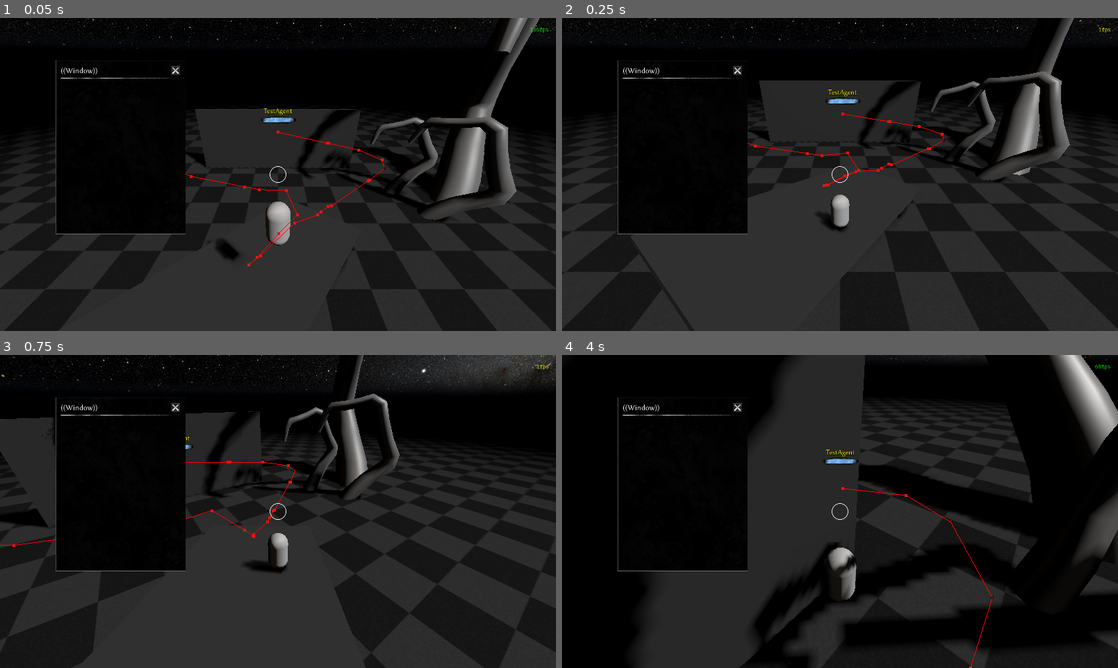
Above: before the commit, frames 1-4 (two rows, left to right).
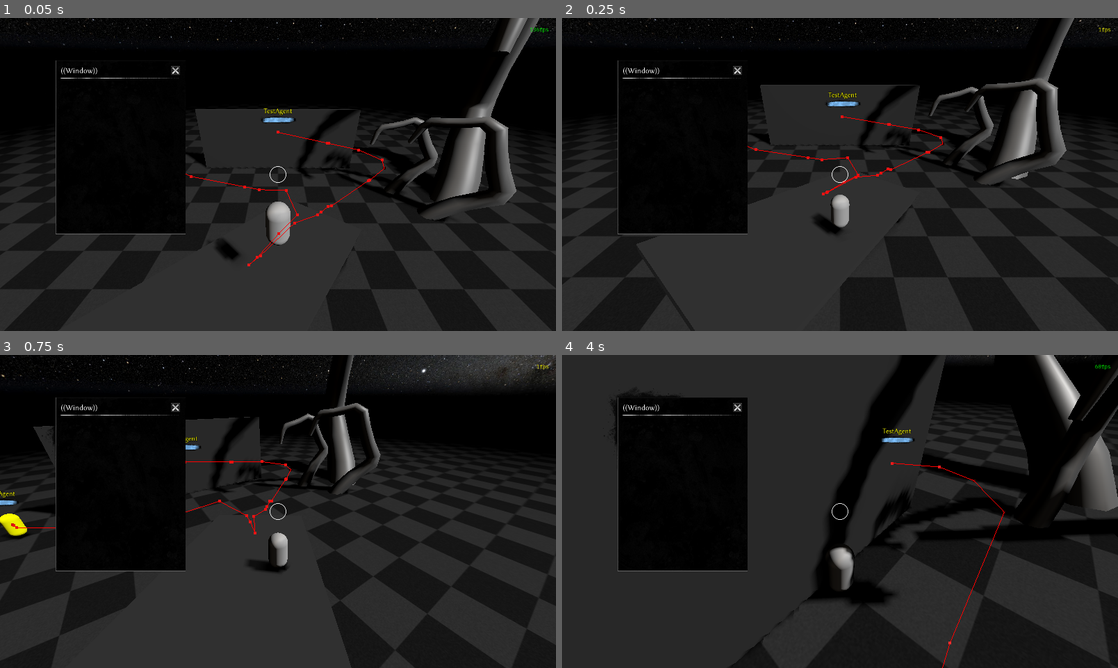
Above: after the commit, the same moments.

Repository: slyllama/soulscrap
Game: Godot game, scene res://maps/sandbox/sandbox.tscn
Two runs of this game, one before a commit and one after it. Both use one fixed random seed, a clock stepped at 60 frames per second and the inputs below.
Inputs (mouse positions are in pixels of both pictures, inside the frame that each line leads up to):
- Up to frame 1 (0.05 s): no input
- Up to frame 2 (0.25 s): no input
- Up to frame 3 (0.75 s): move the mouse to (305, 511) at 0.52 s; hold W (move_forward) from 0.53 s (still down); tap Mouse wheel up (zoom_in) at 0.6 s
- Up to frame 4 (4 s): keep holding W (move_forward); move the mouse to (812, 511) at 1.27 s; click (812, 511) at 1.35 s; tap Mouse wheel up (zoom_in) at 1.55, 2.1, 3.05, 3.6 s; move the mouse to (851, 505) at 2.02 s; move the mouse to (834, 517) at 2.77 s; tap Mouse wheel down (zoom_out) at 2.85 s; move the mouse to (878, 514) at 3.52 s

Frame 1 is identical in both runs. In frame 2, 4.7% of the frame differs, in the area x 0-100%, y 0-100%; in frame 3, 9.4%; in frame 4, 34%.

Commit message:
Adjusted movement parameters

Diff:
--- a/lib/agent/test_agent.gd
+++ b/lib/agent/test_agent.gd
@@ -10,5 +10,4 @@
 	_dir = _dir.normalized()
 
 	velocity = lerp(velocity, _dir, delta * 10.0)
-	#velocity.y += Global.GRAVITY
 	move_and_slide()
--- a/lib/agent/test_agent.tscn
+++ b/lib/agent/test_agent.tscn
@@ -20,6 +20,7 @@
 height = 0.5
 
 [node name="TestAgent" type="CharacterBody3D"]
+floor_constant_speed = true
 script = ExtResource("1_otbm1")
 
 [node name="Mesh" type="MeshInstance3D" parent="."]
--- a/lib/player/player.gd
+++ b/lib/player/player.gd
@@ -1,13 +1,13 @@
 extends CharacterBody3D
 
-@export var speed = 3.5
-@export var zoom_increment = 0.3
-@export var zoom_minimum = 0.4
-@export var zoom_maximum = 4.0
+@export var speed = 1.9
+@export var zoom_increment = 0.25
+@export var zoom_minimum = 1.0
+@export var zoom_maximum = 3.0
 
 @onready var _target_zoom = position.z
 
-func _input(event: InputEvent) -> void:
+func _input(_event: InputEvent) -> void:
 	# Handle zoom
 	if Input.is_action_just_pressed("zoom_in"):
 		_target_zoom -= zoom_increment
@@ -26,12 +26,14 @@
 	velocity += $Orbit.basis * Vector3.RIGHT * _direction.x
 	velocity *= speed
 
-	velocity.y += Global.GRAVITY
+	var _y_diff = $YCast.global_position.y - $YCast.get_collision_point().y
+	velocity.y += clamp(Global.GRAVITY * _y_diff, Global.GRAVITY, 0.0)
+
 	move_and_slide()
 
 	# Handle zoom
 	_target_zoom = clamp(_target_zoom, zoom_minimum, zoom_maximum)
-	$Orbit/SpringAxis.spring_length = lerp(
-		$Orbit/SpringAxis.spring_length, _target_zoom, Utils.clerp(24.0))
-	$Orbit/Camera.position.z = lerp(
-		$Orbit/Camera.position.z, $Orbit/SpringAxis/Spring.position.z, Utils.clerp(20.0))
+	$Orbit/SpringAxis.spring_length = lerp($Orbit/SpringAxis.spring_length,
+		_target_zoom, Utils.clerp(24.0))
+	$Orbit/Camera.position.z = lerp($Orbit/Camera.position.z,
+		$Orbit/SpringAxis/Spring.position.z, Utils.clerp(20.0))
--- a/lib/player/player.tscn
+++ b/lib/player/player.tscn
@@ -15,6 +15,7 @@
 radius = 0.45
 
 [node name="Player" type="CharacterBody3D"]
+floor_constant_speed = true
 script = ExtResource("1_al4t3")
 
 [node name="Mesh" type="MeshInstance3D" parent="."]
@@ -38,3 +39,6 @@
 spring_length = 2.0
 
 [node name="Spring" type="Marker3D" parent="Orbit/SpringAxis"]
+
+[node name="YCast" type="RayCast3D" parent="."]
+transform = Transform3D(1, 0, 0, 0, 1, 0, 0, 0, 1, 0, -0.25, 0)
--- a/lib/ui/container/container.tscn
+++ b/lib/ui/container/container.tscn
@@ -43,7 +43,6 @@
 offset_top = -31.0
 offset_right = 158.0
 offset_bottom = 173.0
-mouse_filter = 2
 texture = ExtResource("2_j7h81")
 expand_mode = 1
 flip_h = true
@@ -71,6 +70,7 @@
 use_parent_material = true
 layout_mode = 2
 size_flags_horizontal = 3
+mouse_filter = 1
 theme_override_font_sizes/normal_font_size = 18
 text = "((Window))"
 fit_content = true
--- a/project.godot
+++ b/project.godot
@@ -68,6 +68,11 @@
 "events": [Object(InputEventKey,"resource_local_to_scene":false,"resource_name":"","device":-1,"window_id":0,"alt_press …(192 unchanged characters)…
 ]
 }
+jump={
+"deadzone": 0.2,
+"events": [Object(InputEventKey,"resource_local_to_scene":false,"resource_name":"","device":-1,"window_id":0,"alt_pressed":false,"shift_pressed":false,"ctrl_pressed":false,"meta_pressed":false,"pressed":false,"keycode":0,"physical_keycode":4194328,"key_label":0,"unicode":0,"location":0,"echo":false,"script":null)
+]
+}
 
 [rendering]
 
